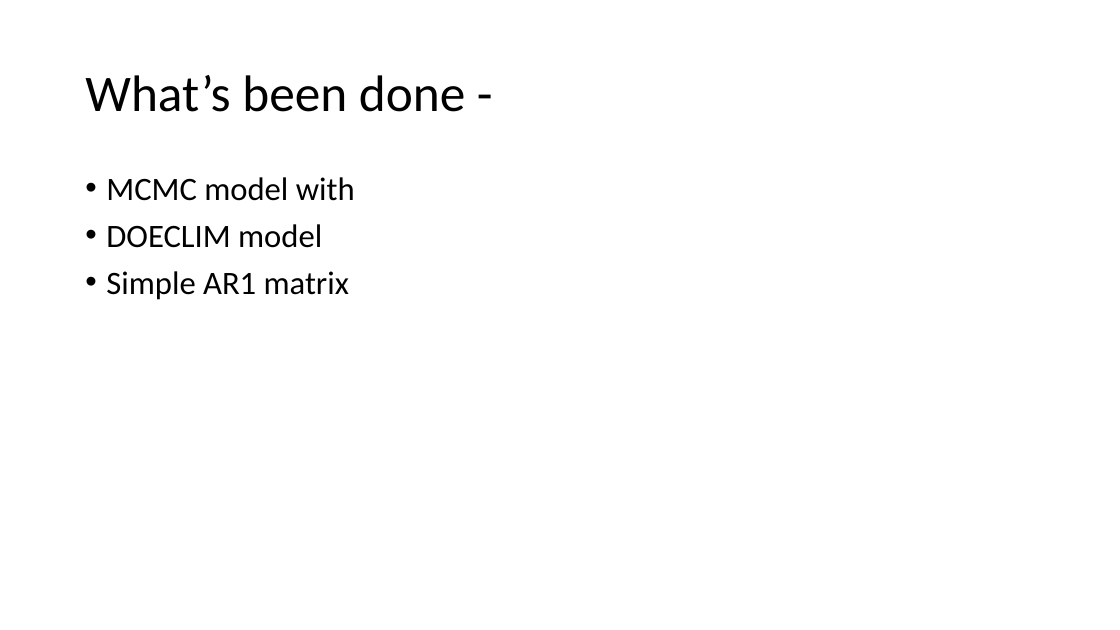
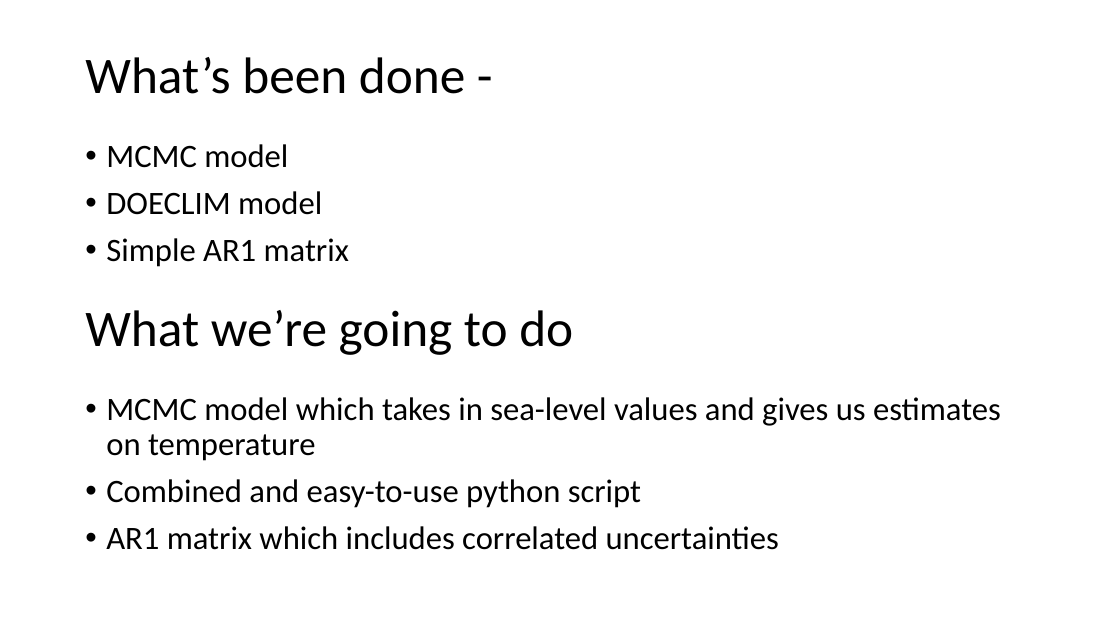
Before and after one commit to niharnandan/thesis, a slide deck: slide 13 of Mid Semester Presentation.pptx (slide 6 before the commit). Drawn at 1120x630 pixels with LibreOffice and Linux fonts; fonts in the diff are those of the drawing. Boxes give left, top, right and bottom in pixels: in the first picture for what was removed or moved away, otherwise in the second. Text is boxed around its words. In the diff, an @@ line names an element or a change of style, - is before the commit and + after.

Commit message:
Modified presentation

```diff
--- a/Mid Semester Presentation.pptx
+++ b/Mid Semester Presentation.pptx
@@ title "What’s been done -" moved from (x1=85, y1=75, x2=465, y2=112) to (x1=85, y1=57, x2=465, y2=94) @@
@@ text "MCMC model" moved from (x1=106, y1=177, x2=355, y2=300) to (x1=106, y1=144, x2=349, y2=267) @@
@@ text at (x1=106, y1=144, x2=288, y2=168): text changed @@
-• MCMC model with
+• MCMC model
@@ text added at (x1=85, y1=310, x2=573, y2=355), 44 pt, text #000000 @@
+What we’re going to do
@@ text added at (x1=106, y1=397, x2=1001, y2=550), 28 pt, text #000000 @@
+• MCMC model which takes in sea-level values and gives us estimates on temperature
+• Combined and easy-to-use python script
+• AR1 matrix which includes correlated uncertainties
```
Also in this commit, not shown: 12 slides added, 5 slides removed.
